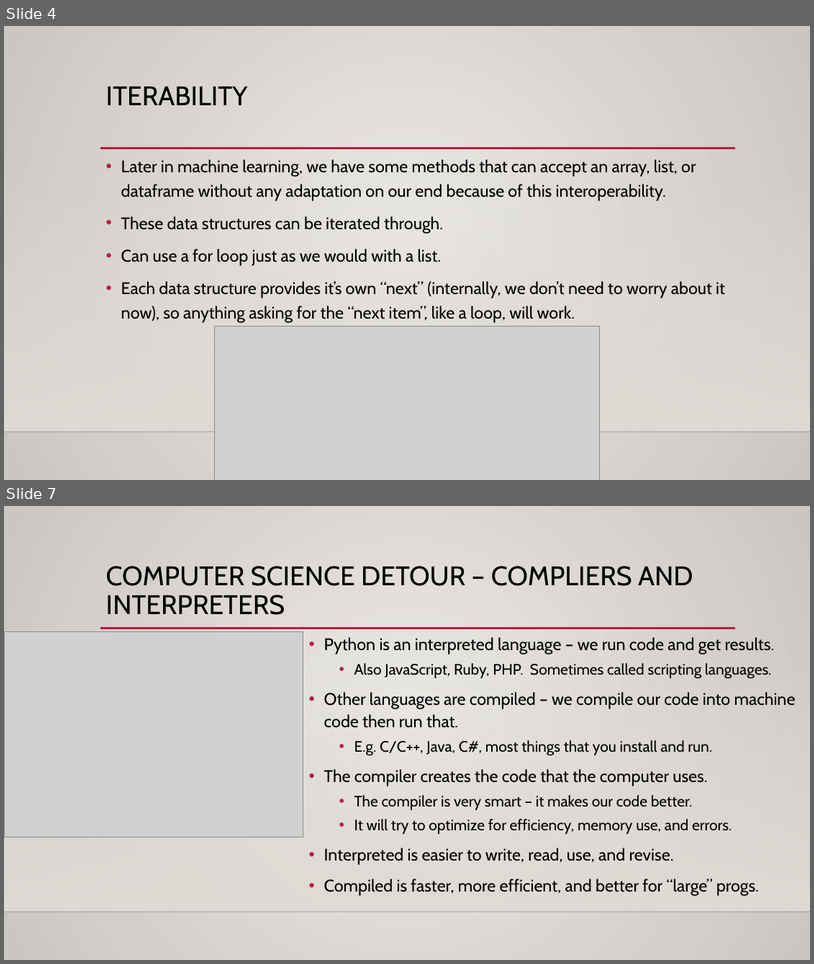
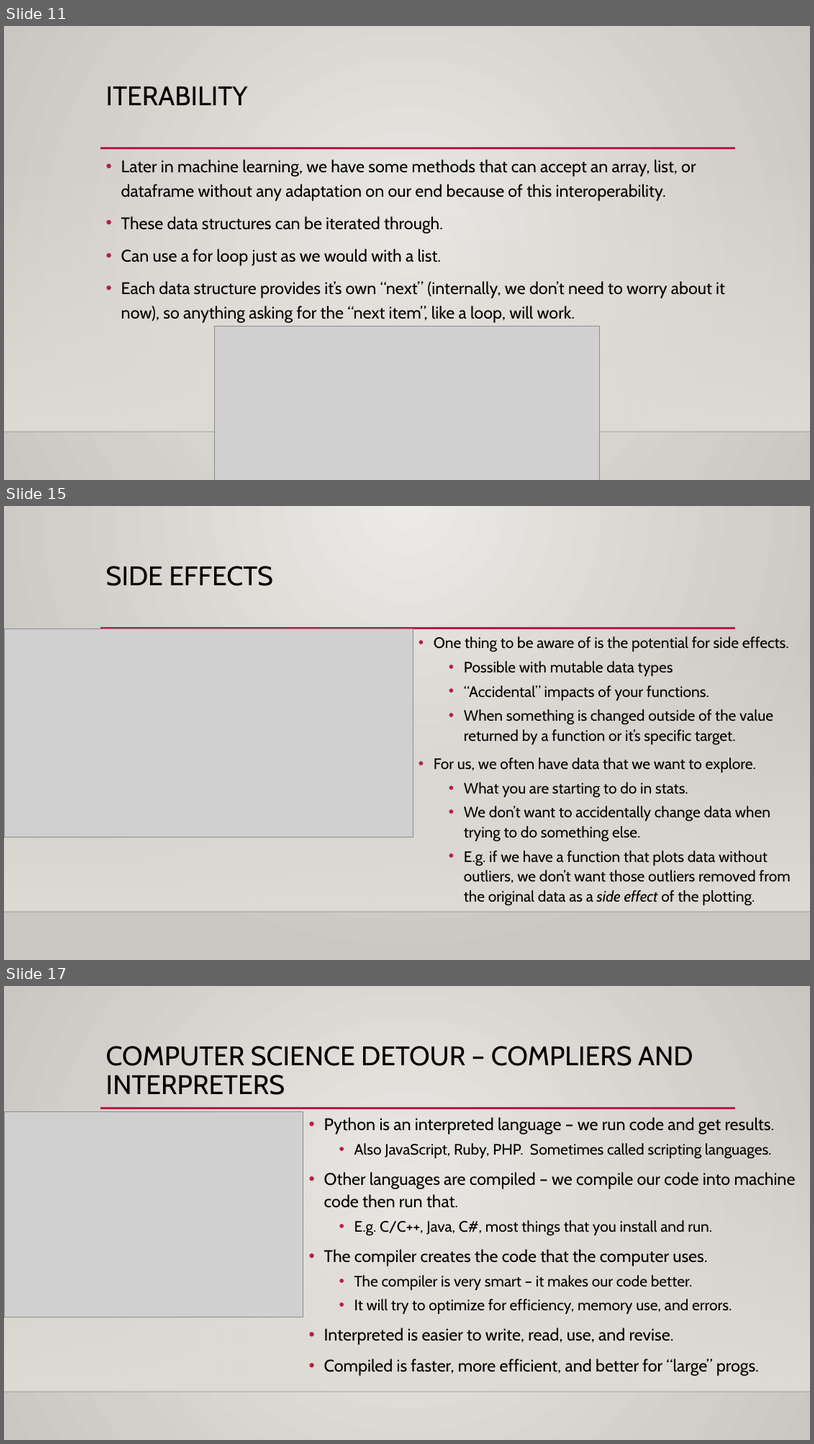
Before and after one commit to AkeemSemperDataScience/Programming_Basics_for_Machine_Learning_Students, a slide deck: reference_material/slides/007_other_data_structures.pptx. Shown one above the other, each under a label of ours: slides 4 and 7 before the commit, slides 11, 15 and 17 after it; the slides between them are not shown. The pictures are 814x964 and 814x1444 pixels, drawn with LibreOffice and Linux fonts; fonts in the diff are those of the drawing; grey boxes stand for pictures; background and template pictures are left out. Boxes give left, top, right and bottom in pixels: in the first picture for what was removed or moved away, otherwise in the second. Text is boxed around its words. In the diff, an @@ line names an element or a change of style, - is before the commit and + after.

```diff
--- a/reference_material/slides/007_other_data_structures.pptx
+++ b/reference_material/slides/007_other_data_structures.pptx
@@ slide 15 added at [4,506,810,960], background gradient #ECEAE7 to #CAC7C1; not listed: 3 template elements that a slide beside it also shows @@
@@ title added at [106,566,273,586], 32 pt, text #000000 @@
+SIDE EFFECTS
@@ picture added at [4,629,414,837] @@
@@ text added at [434,636,790,906], 18 pt, text #000000 @@
+• One thing to be aware of is the potential for side effects.
+  • Possible with mutable data types
+  • “Accidental” impacts of your functions.
+  • When something is changed outside of the value returned by a function or it’s specific target.
+• For us, we often have data that we want to explore.
+  • What you are starting to do in stats.
+  • We don’t want to accidentally change data when trying to do something else.
+  • E.g. if we have a function that plots data without outliers, we don’t want those outliers removed from the original data as a side effect of the plotting.
@@ what was slide 4 is now slide 11 @@
@@ what was slide 7 is now slide 17 @@
```
Also in this commit, not shown: 8 slides changed, 12 other slides added, 1 slide removed, 5 other files.
